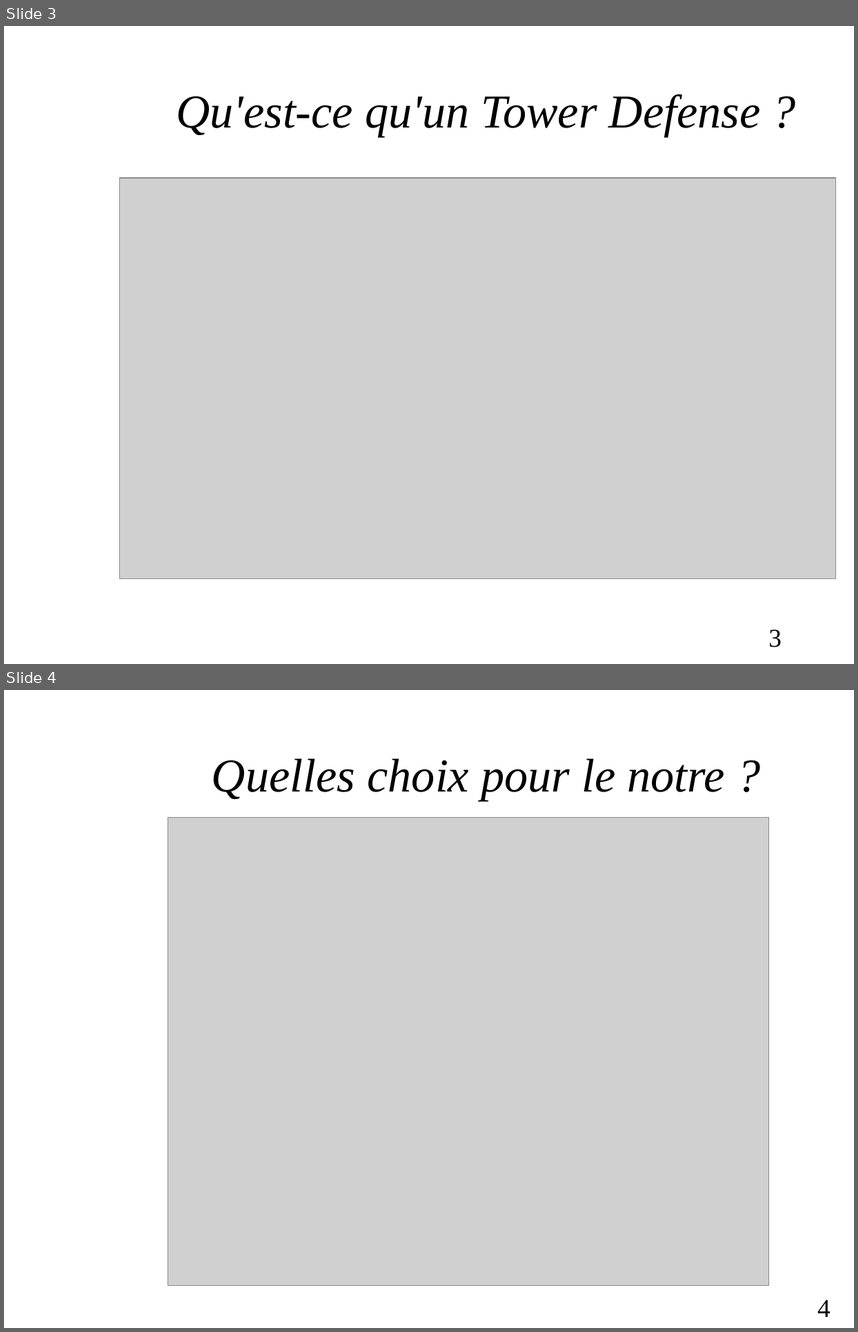
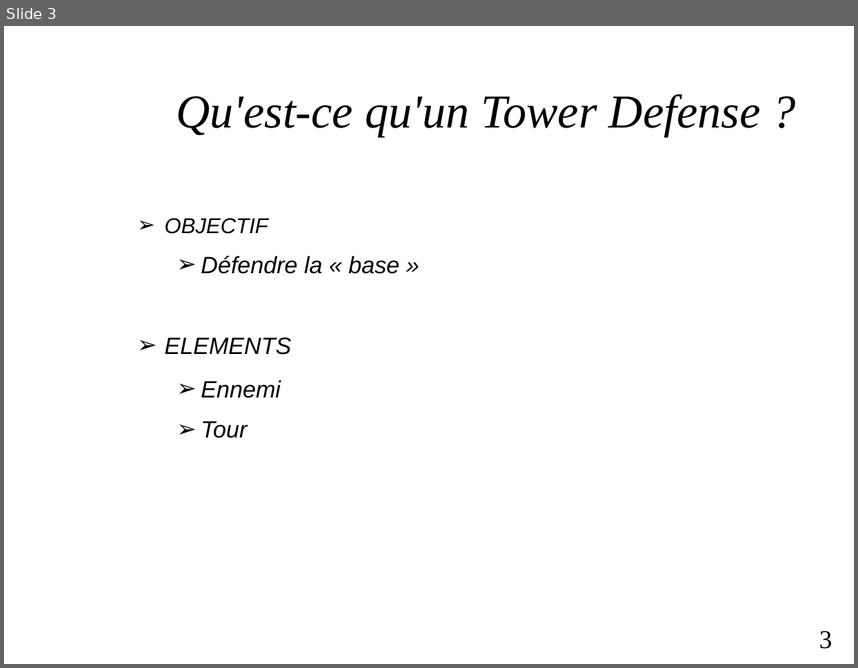
Before and after one commit to Mialus/towerDefense, a slide deck: Orale.odp. Shown one above the other, each under a label of ours: slides 3 and 4 before the commit, slide 3 after it. The pictures are 858x1332 and 858x668 pixels, drawn with LibreOffice and Linux fonts; fonts in the diff are those of the drawing; grey boxes stand for pictures; background and template pictures are left out. Boxes give left, top, right and bottom in pixels: in the first picture for what was removed or moved away, otherwise in the second. Text is boxed around its words. In the diff, an @@ line names an element or a change of style, - is before the commit and + after.

```diff
--- a/Orale.odp
+++ b/Orale.odp
@@ slide 4 removed at (4, 690, 854, 1328), background #FFFFFF @@
@@ title removed at (212, 758, 725, 801) @@
-Quelles choix pour le notre ?
@@ picture removed at (168, 817, 770, 1285) @@
@@ page number removed at (818, 1299, 831, 1317) @@
-4
@@ slide 3 changed as well @@
@@ picture removed at (120, 178, 836, 579) @@
@@ text added at (165, 218, 399, 438), 22 pt, text #000000, italic @@
+➢ OBJECTIF
+  ➢ Défendre la « base »
+➢ ELEMENTS
+  ➢ Ennemi
+  ➢ Tour
@@ page number: place and size @@
-page number at (769, 629, 782, 647)
+page number at (820, 630, 833, 648)
```
Also in this commit, not shown: 5 other slides changed, 8 slides added, 4 other slides removed, 1 other file.
